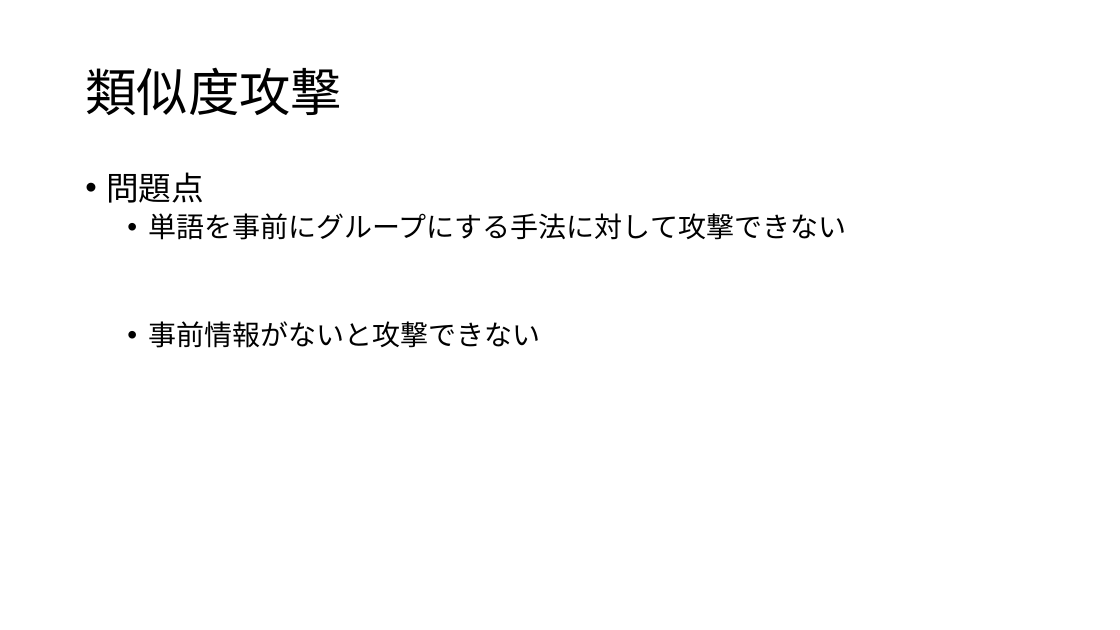
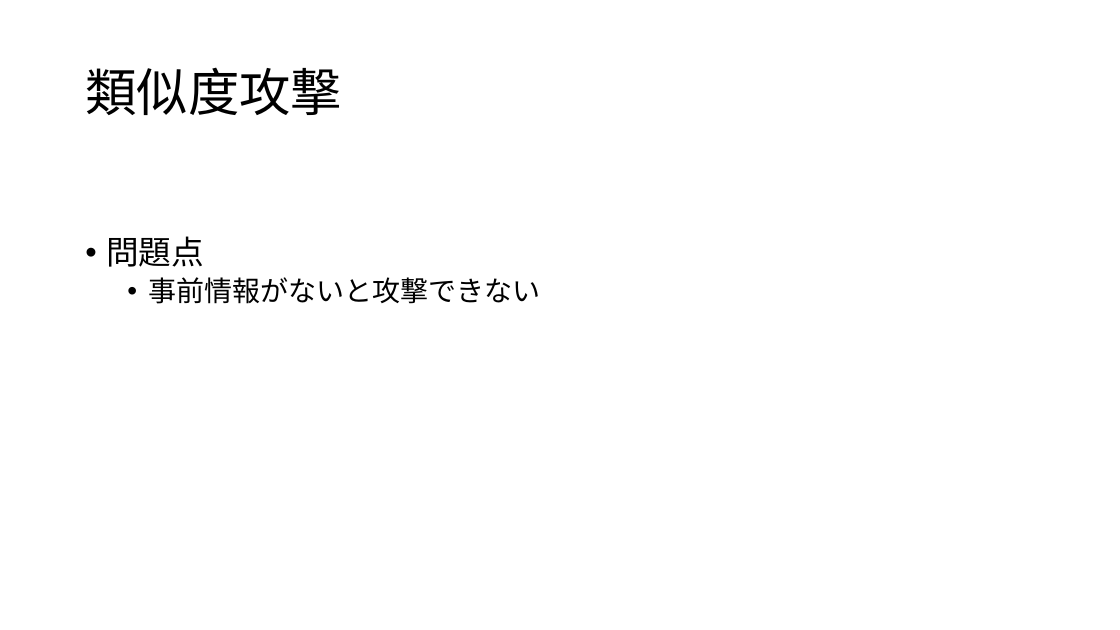
Before and after one commit to aaeviru/thesis, a slide deck: slide 38 of slide/sr2017-slide.pptx (slide 40 before the commit). Drawn at 1120x630 pixels with LibreOffice and Linux fonts; fonts in the diff are those of the drawing. Boxes give left, top, right and bottom in pixels: in the first picture for what was removed or moved away, otherwise in the second. Text is boxed around its words. In the diff, an @@ line names an element or a change of style, - is before the commit and + after.

```diff
--- a/slide/sr2017-slide.pptx
+++ b/slide/sr2017-slide.pptx
@@ text "問題点": place and size @@
-text "問題点" at [106, 172, 846, 348]
+text "問題点" at [106, 236, 540, 304]
@@ text at [148, 213, 846, 240]: paragraph removed @@
-  • 単語を事前にグループにする手法に対して攻撃できない
```
Also in this commit, not shown: 12 other slides changed, 12 slides added, 1 slide removed, 15 other files.
